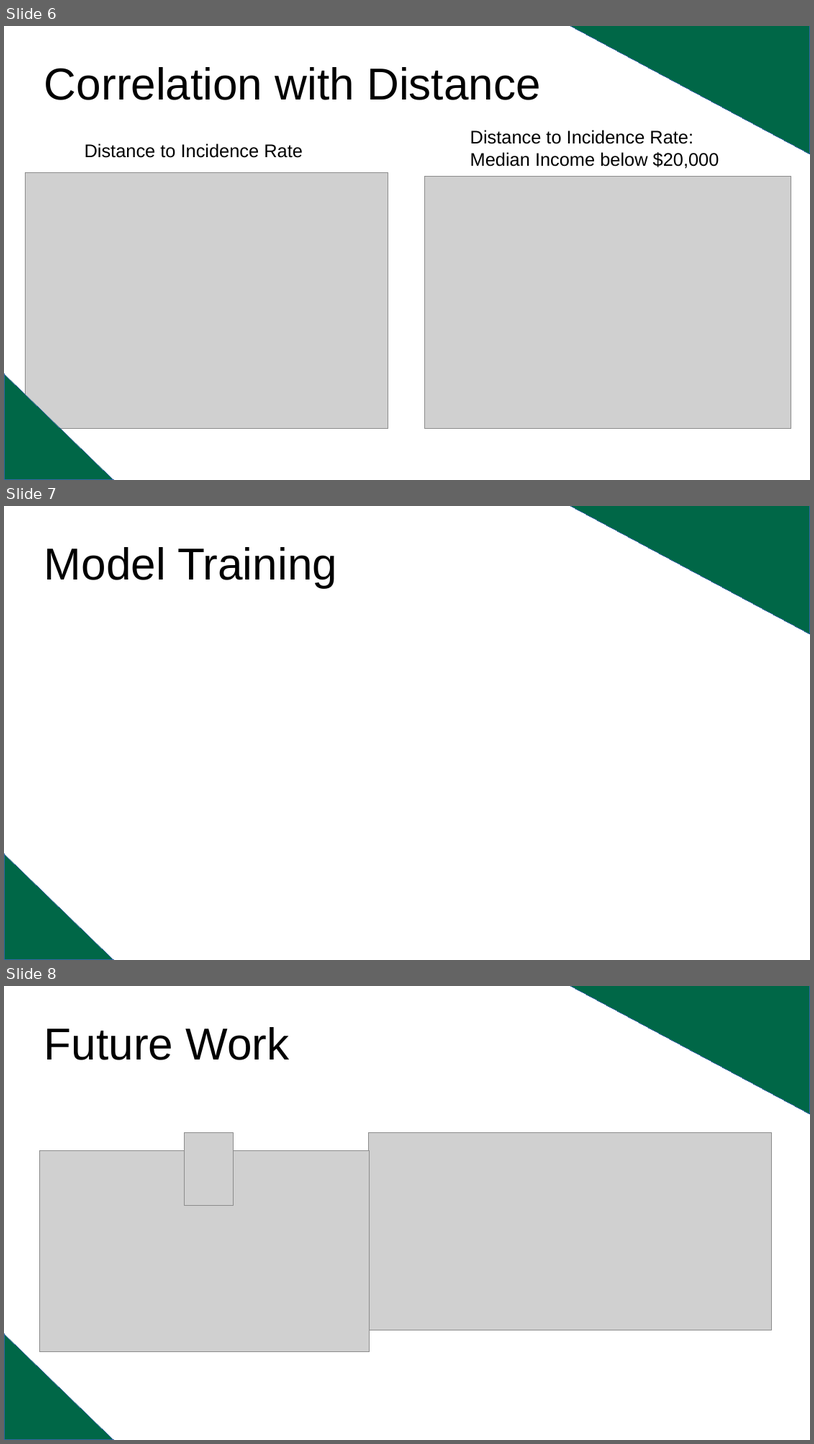
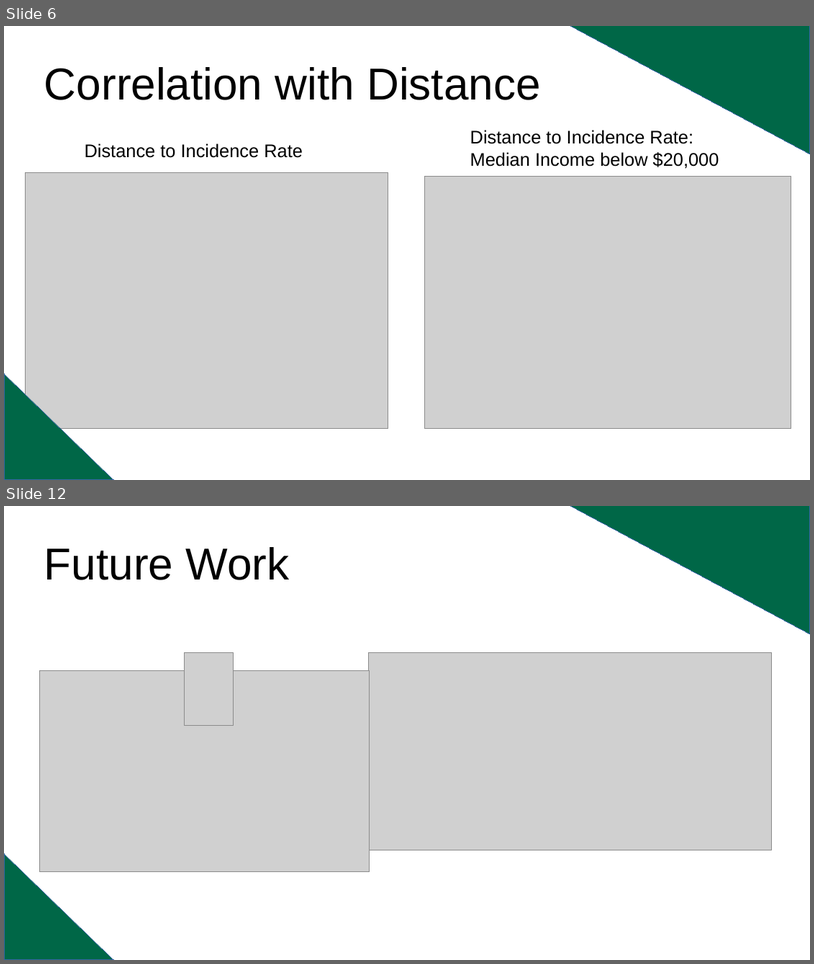
Before and after one commit to arturoAltamirano/arturoAltamirano, a slide deck: finalPresentation_arturoAltamirano.odp. Shown one above the other, each under a label of ours: slides 6, 7 and 8 before the commit, slides 6 and 12 after it; the slides between them are not shown. The pictures are 814x1444 and 814x964 pixels, drawn with LibreOffice and Linux fonts; fonts in the diff are those of the drawing; grey boxes stand for pictures. Boxes give left, top, right and bottom in pixels: in the first picture for what was removed or moved away, otherwise in the second. Text is boxed around its words. In the diff, an @@ line names an element or a change of style, - is before the commit and + after.

```diff
--- a/finalPresentation_arturoAltamirano.odp
+++ b/finalPresentation_arturoAltamirano.odp
@@ slide 7 removed at box(4, 506, 810, 960), background #FFFFFF @@
@@ right triangle removed at box(571, 506, 810, 634) @@
@@ title removed at box(44, 547, 337, 587) @@
-Model Training
@@ right triangle removed at box(4, 854, 113, 960) @@
@@ what was slide 8 is now slide 12 @@
```
Also in this commit, not shown: 5 slides added, 2 other files.
